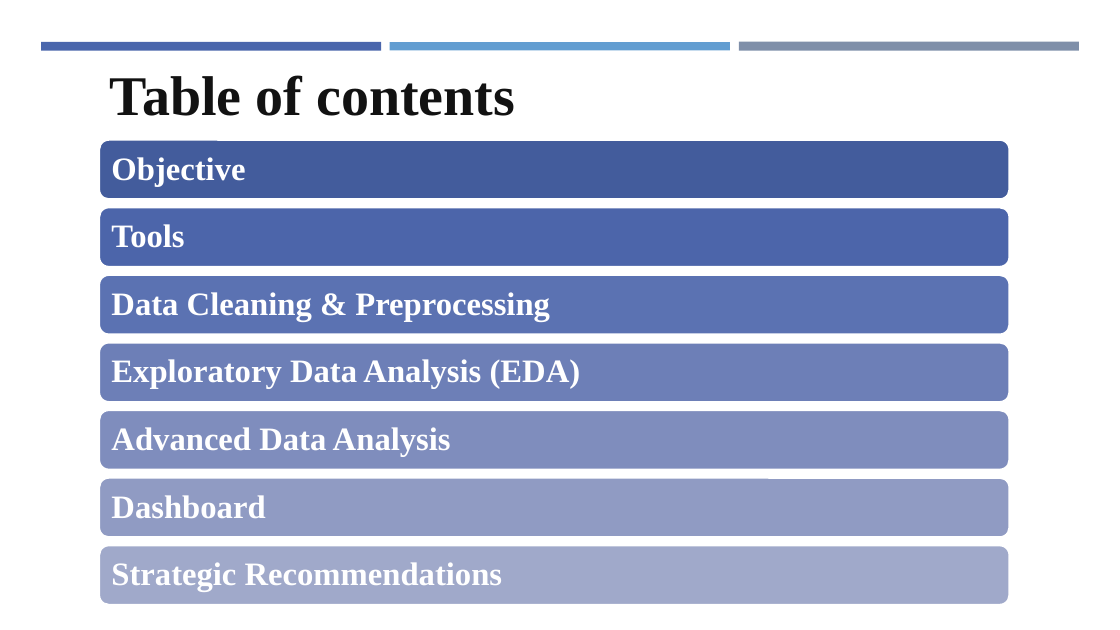
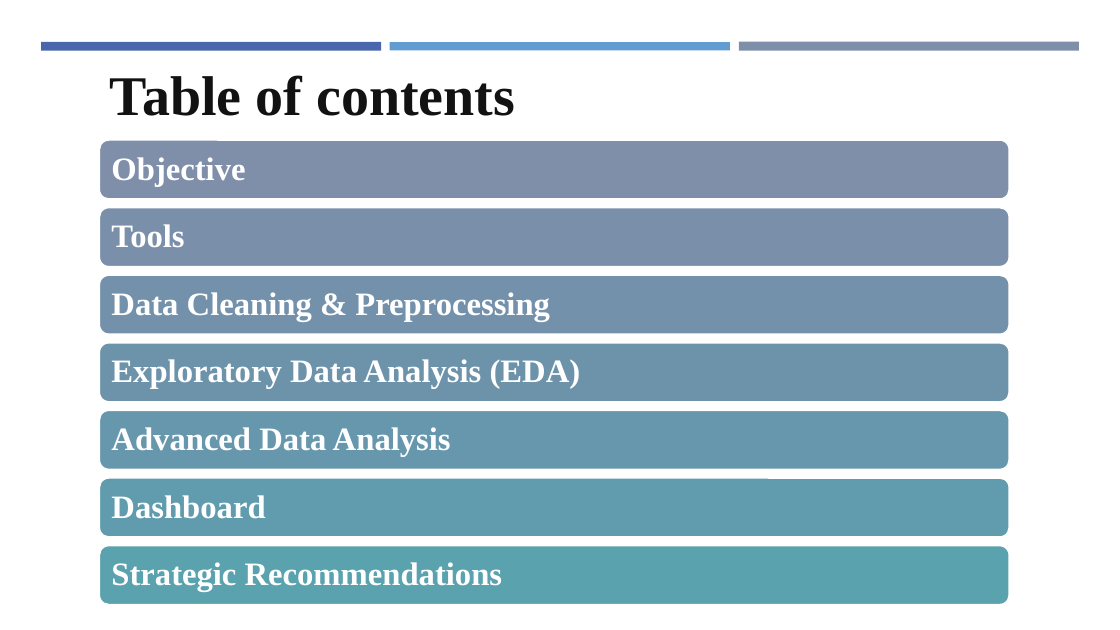
Before and after one commit to kouakoua1/Hospital-Analysis, a slide deck: slide 3 of 5 - Hospital Data Analysis report - Presentation.pptx. Drawn at 1120x630 pixels with LibreOffice and Linux fonts; fonts in the diff are those of the drawing. Boxes give left, top, right and bottom in pixels: in the first picture for what was removed or moved away, otherwise in the second. Text is boxed around its words. In the diff, an @@ line names an element or a change of style, - is before the commit and + after.

```diff
--- a/5 - Hospital Data Analysis report - Presentation.pptx
+++ b/5 - Hospital Data Analysis report - Presentation.pptx
@@ rounded rectangle at [99,140,1009,200]: fill #435D9C to #7F8FA9 @@
@@ rounded rectangle at [99,207,1009,268]: fill #4D66AA to #798FAA @@
@@ rounded rectangle at [99,274,1009,335]: fill #5C72B2 to #7391AA @@
@@ rounded rectangle at [99,343,1009,403]: fill #6E80B7 to #6D93AB @@
@@ rounded rectangle at [99,410,1009,470]: fill #7F8EBD to #6797AC @@
@@ rounded rectangle at [99,477,1009,538]: fill #909CC3 to #609CAD @@
@@ rounded rectangle at [99,545,1009,606]: fill #A1A9CA to #5AA2AE @@
```
Also in this commit, not shown: 3 slides added, 3 slides removed, 1 other file.
